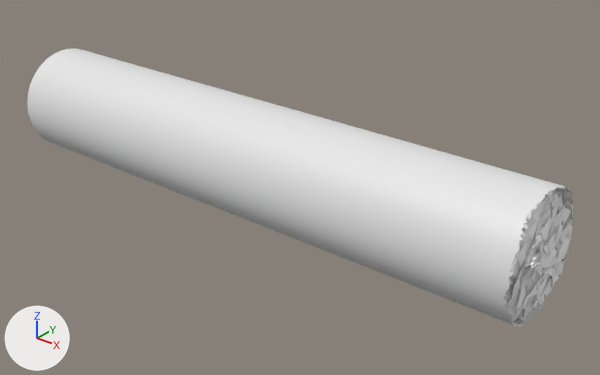
The Blender file models/papieros.blend as it was, and as the next commit left it.
One viewpoint serves both versions: a camera (50 mm lens) standing at (1.129, -1.935, 1.011) and looking at (-0.459, 0.051, -0.22). The axes (+X, +Y, +Z) are drawn at lower left. The lights are the same throughout.
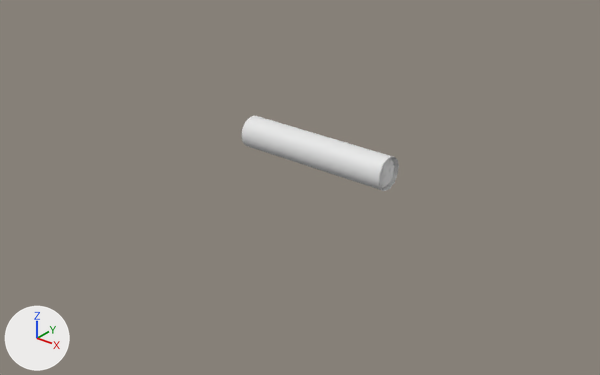
Where the change shows, as pixel boxes [x1, y1, x2, y2] in the pictures (600 x 375 px):
'Cylinder', deleted
    before: [27, 48, 573, 327]
'Icosphere.001', moved
    before: [505, 189, 572, 322]
    after: [379, 158, 394, 189]
'Papieros', added
    after: [242, 116, 399, 191]

What changed in the scene script:
```text
Add me_cylinder_001:
    me_cylinder_001.from_pydata(...)  # 800 vertices, 484 faces; spans x -1.0..1.0, y -1.0..1.0, z -1.0..1.04
Change ob_icosphere_001:
    ob_icosphere_001.parent: ob_cylinder -> ob_papieros
Remove ob_cylinder:
    ob_cylinder = bpy.data.objects.new('Cylinder', me_cylinder_002)
    ob_cylinder.location = (-0.582, 0.0, -0.143)
    ob_cylinder.rotation_euler = (0.0, 1.571, 0.0)  # degrees (0, 90, 0)
    ob_cylinder.scale = (0.201, 0.201, 1.01)
Change ob_cone:
    remove ob_cone.parent = ob_cylinder
Change ob_smoke_domain:
    remove ob_smoke_domain.parent = ob_cylinder
Add ob_papieros:
    ob_papieros = bpy.data.objects.new('Papieros', me_cylinder_001)
    ob_papieros.location = (-0.313, -0.056, -0.01)
    ob_papieros.rotation_euler = (0.0, 1.571, 0.0)  # degrees (0, 90, 0)
    ob_papieros.scale = (0.0521, 0.0521, 0.261)
```
